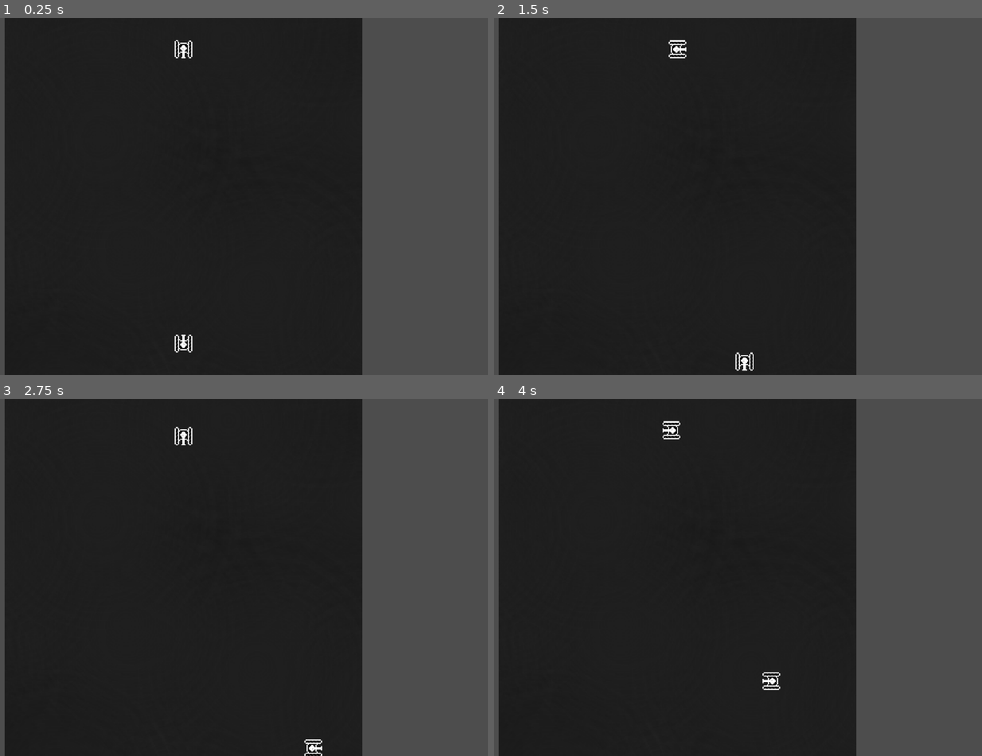
Above: before the commit, frames 1-4 (two rows, left to right).
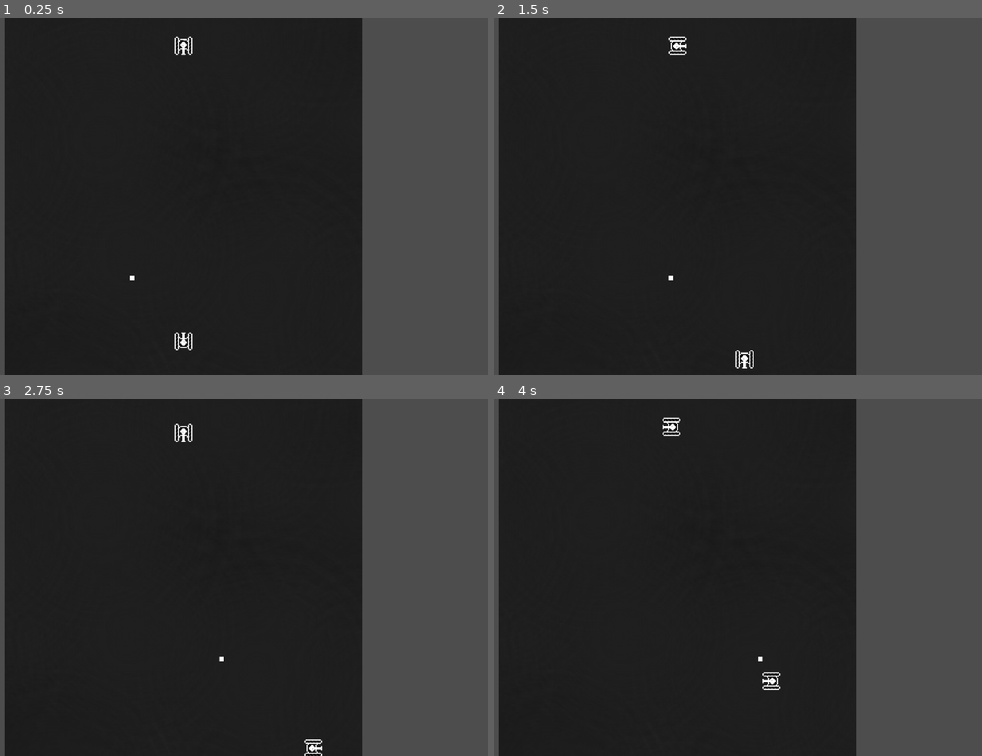
Above: after the commit, the same moments.

Repository: n0stresqote/erasmus_game
Game: Godot game, scene res://Scenes/main.tscn
Same seed, same stepped clock (60 frames per second), same inputs: the game is played once before the commit and once after it.
Inputs:
- Up to frame 1 (0.25 s): no input
- Up to frame 2 (1.5 s): tap Enter at 0.5 s; hold Right (ui_right) 0.53-1.28 s; tap A (a_key) at 0.6 s; hold Down (ui_down) from 1.28 s (still down); tap D (d_key) at 1.35 s
- Up to frame 3 (2.75 s): tap Space at 2 s; release Down (ui_down) at 2.03 s; hold Right (ui_right) from 2.03 s (still down); tap S (s_key) at 2.1 s
- Up to frame 4 (4 s): release Right (ui_right) at 2.78 s; hold Up (ui_up) 2.78-3.53 s; tap W (w_key) at 2.85 s; hold Left (ui_left) from 3.53 s (still down); tap A (a_key) at 3.6 s

The runs differ from the first frame. In frame 1, 0.2% of the frame differs, in the area x 26-40%, y 5-94%; in frame 2, 0.3%, in the area x 35-54%, y 5-99%; in frame 3, 0.1%; in frame 4, 0.2%.

Commit message:
bullet_prototype

Diff:
--- /dev/null
+++ b/tank-busters/Scenes/bullet.tscn
@@ -0,0 +1,18 @@
+[gd_scene format=3 uid="uid://dy4i4107cx6l8"]
+
+[ext_resource type="Script" uid="uid://b21mol8kuwwv6" path="res://Scripts/bullet.gd" id="1_oduel"]
+[ext_resource type="Texture2D" uid="uid://btkgu7d2o1sgc" path="res://Assets/bullet_placeholder.png" id="1_xjght"]
+
+[sub_resource type="RectangleShape2D" id="RectangleShape2D_oduel"]
+size = Vector2(4, 4)
+
+[node name="bullet" type="Area2D" unique_id=200096321]
+script = ExtResource("1_oduel")
+
+[node name="CollisionShape2D" type="CollisionShape2D" parent="." unique_id=1957587773]
+shape = SubResource("RectangleShape2D_oduel")
+
+[node name="Sprite2D" type="Sprite2D" parent="." unique_id=395333094]
+texture = ExtResource("1_xjght")
+
+[connection signal="body_entered" from="." to="." method="_on_body_entered"]
--- a/tank-busters/Scenes/main.tscn
+++ b/tank-busters/Scenes/main.tscn
@@ -2,7 +2,8 @@
 
 [ext_resource type="Texture2D" uid="uid://c1qjkardkn5do" path="res://Assets/bg_placeholder.png" id="1_jjgbg"]
 [ext_resource type="PackedScene" uid="uid://conbevxco65xn" path="res://Scenes/player1.tscn" id="2_bo1nx"]
-[ext_resource type="PackedScene" uid="uid://bdh1mtju47edc" path="res://Scenes/player_2.tscn" id="3_8gbba"]
+[ext_resource type="PackedScene" uid="uid://dmy3wrgh4363g" path="res://Scenes/player_2.tscn" id="3_8gbba"]
+[ext_resource type="PackedScene" uid="uid://dy4i4107cx6l8" path="res://Scenes/bullet.tscn" id="4_jjvhh"]
 
 [sub_resource type="WorldBoundaryShape2D" id="WorldBoundaryShape2D_8gbba"]
 distance = -160.0
@@ -27,11 +28,14 @@
 zoom = Vector2(2.025, 2.025)
 
 [node name="player1" parent="." unique_id=603012136 instance=ExtResource("2_bo1nx")]
-position = Vector2(0, 132)
+position = Vector2(0, 130)
 
 [node name="player2" parent="." unique_id=1884065830 instance=ExtResource("3_8gbba")]
-position = Vector2(0, -131.99998)
+position = Vector2(0, -135)
 rotation = -3.1393776
+
+[node name="bullet" parent="." unique_id=200096321 instance=ExtResource("4_jjvhh")]
+position = Vector2(-54, 73)
 
 [node name="Edges_Collision" type="StaticBody2D" parent="." unique_id=70091877]
 
--- a/tank-busters/Scenes/player1.tscn
+++ b/tank-busters/Scenes/player1.tscn
@@ -6,11 +6,15 @@
 [sub_resource type="RectangleShape2D" id="RectangleShape2D_ndhuy"]
 size = Vector2(14, 14)
 
-[node name="player1" type="CharacterBody2D" unique_id=603012136]
+[node name="player1" type="CharacterBody2D" unique_id=603012136 groups=["players"]]
 script = ExtResource("1_ndhuy")
 
-[node name="CollisionShape2D" type="CollisionShape2D" parent="." unique_id=713726087]
+[node name="CollisionShape2D" type="CollisionShape2D" parent="." unique_id=713726087 groups=["players"]]
 shape = SubResource("RectangleShape2D_ndhuy")
 
-[node name="Sprite2D" type="Sprite2D" parent="." unique_id=50748325]
+[node name="Sprite2D" type="Sprite2D" parent="." unique_id=50748325 groups=["players"]]
 texture = ExtResource("1_n6hdu")
+
+[node name="Timer" type="Timer" parent="." unique_id=131356417]
+
+[connection signal="timeout" from="Timer" to="." method="_on_timer_timeout"]
--- a/tank-busters/Scenes/player_2.tscn
+++ b/tank-busters/Scenes/player_2.tscn
@@ -1,15 +1,16 @@
-[gd_scene format=3 uid="uid://bdh1mtju47edc"]
+[gd_scene format=3 uid="uid://dmy3wrgh4363g"]
 
 [ext_resource type="Script" uid="uid://6nfd4s8s3pee" path="res://Scripts/player_2.gd" id="1_wkcja"]
 [ext_resource type="Texture2D" uid="uid://xkxb0vocsktb" path="res://Assets/tank_placeholder.png" id="2_8xjnt"]
 
 [sub_resource type="RectangleShape2D" id="RectangleShape2D_mkara"]
+size = Vector2(14, 14)
 
-[node name="player2" type="CharacterBody2D" unique_id=2017270775]
+[node name="player2" type="CharacterBody2D" unique_id=2017270775 groups=["players"]]
 script = ExtResource("1_wkcja")
 
-[node name="CollisionShape2D" type="CollisionShape2D" parent="." unique_id=71647752]
+[node name="CollisionShape2D" type="CollisionShape2D" parent="." unique_id=71647752 groups=["players"]]
 shape = SubResource("RectangleShape2D_mkara")
 
-[node name="Sprite2D" type="Sprite2D" parent="." unique_id=1583247447]
+[node name="Sprite2D" type="Sprite2D" parent="." unique_id=1583247447 groups=["players"]]
 texture = ExtResource("2_8xjnt")
--- /dev/null
+++ b/tank-busters/Scenes/tile_map_layer.tscn
@@ -0,0 +1,6 @@
+[gd_scene format=3 uid="uid://cd7nkye3lfsu5"]
+
+[sub_resource type="TileSet" id="TileSet_35byx"]
+
+[node name="TileMapLayer" type="TileMapLayer" unique_id=281741259]
+tile_set = SubResource("TileSet_35byx")
--- /dev/null
+++ b/tank-busters/Scripts/bullet.gd
@@ -0,0 +1,28 @@
+extends Area2D
+
+var SPEED = 32
+var direction = Vector2.ZERO
+
+func _physics_process(delta):
+		position += transform.x * SPEED * delta
+
+
+func _on_body_entered(body):
+	print("detect1")
+	#if body is TileMapLayer:
+		#pass
+	if body.is_in_group("players"):
+		print("detect2")
+		body.reset_player()
+		queue_free()
+
+
+
+# Called when the node enters the scene tree for the first time.
+func _ready() -> void:
+	pass # Replace with function body.
+
+
+# Called every frame. 'delta' is the elapsed time since the previous frame.
+func _process(delta: float) -> void:
+	pass
--- a/tank-busters/Scripts/player_1.gd
+++ b/tank-busters/Scripts/player_1.gd
@@ -1,6 +1,10 @@
 extends CharacterBody2D
 
 const SPEED = 80.0
+var spawn_position = Vector2(0,130)
+
+@onready var timer: Timer = $Timer
+
 
 # arrow keys movement
 
@@ -18,3 +22,14 @@
 		velocity = velocity.move_toward(Vector2.ZERO, SPEED)
 
 	move_and_slide()
+
+func reset_player():
+	queue_free()
+	timer.start()
+
+	global_position = spawn_position
+	rotation_degrees = 0
+
+
+func _on_timer_timeout() -> void:
+	pass # Replace with function body.
--- a/tank-busters/project.godot
+++ b/tank-busters/project.godot
@@ -14,6 +14,10 @@
 run/main_scene="uid://dncfn4vt47mf7"
 config/features=PackedStringArray("4.6", "Forward Plus")
 config/icon="res://icon.svg"
+
+[global_group]
+
+players=""
 
 [input]
 
Binary file added: tank-busters/Assets/bullet_placeholder.png
Not shown, changed: tank-busters/Assets/bullet_placeholder.png.import
Binary file removed: tank-busters/Assets/tileset.png
Not shown, added: tank-busters/Scripts/bullet.gd.uid
